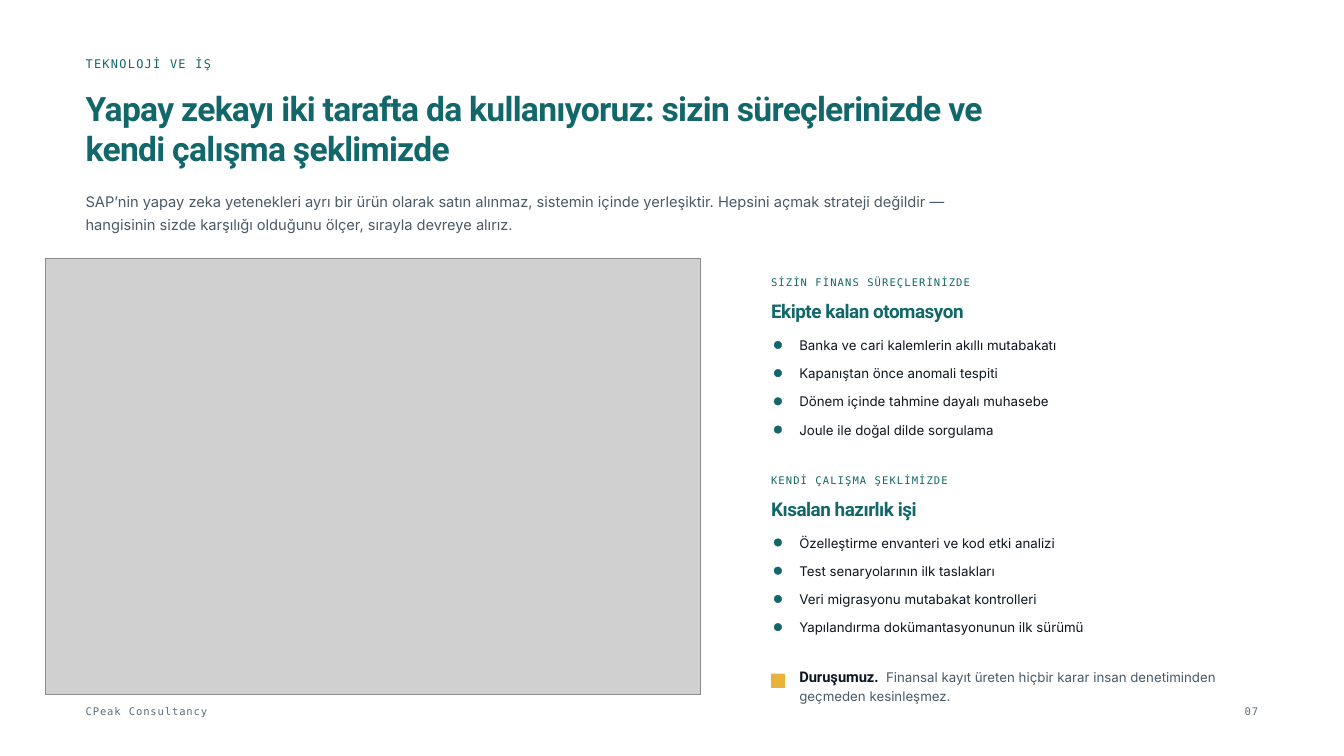
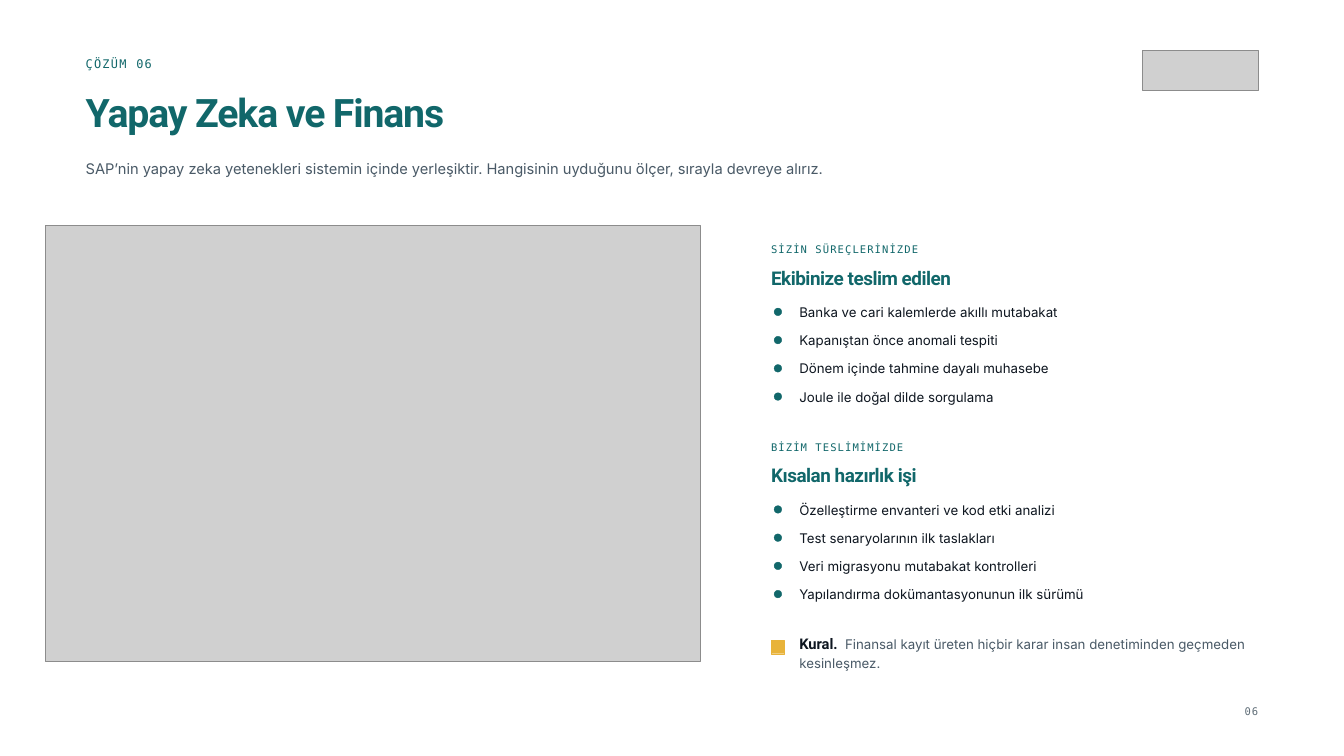
Before and after one commit to narinygt/Default, a slide deck: slide 7 of sunum/CPeak-Consultancy-Kurumsal-Tanitim.pptx. Drawn at 1344x756 pixels with LibreOffice and Linux fonts; fonts in the diff are those of the drawing; grey boxes stand for pictures. Boxes give left, top, right and bottom in pixels: in the first picture for what was removed or moved away, otherwise in the second. Text is boxed around its words. In the diff, an @@ line names an element or a change of style, - is before the commit and + after.

```diff
--- a/sunum/CPeak-Consultancy-Kurumsal-Tanitim.pptx
+++ b/sunum/CPeak-Consultancy-Kurumsal-Tanitim.pptx
@@ text at (86,59,152,71): text changed @@
-TEKNOLOJİ VE İŞ
+ÇÖZÜM 06
@@ picture added at (1142,50,1258,91) @@
@@ text removed at (86,95,982,169) @@
-Yapay zekayı iki tarafta da kullanıyoruz: sizin süreçlerinizde ve kendi çalışma şeklimizde
@@ text added at (86,97,444,136), 28 pt, text #11676A, bold @@
+Yapay Zeka ve Finans
@@ text at (86,163,823,177): text changed @@
-SAP’nin yapay zeka yetenekleri ayrı bir ürün olarak satın alınmaz, sistemin içinde yerleşiktir. Hepsini açmak strateji değildir — hangisinin sizde karşılığı olduğunu ölçer, sırayla devreye alırız.
+SAP’nin yapay zeka yetenekleri sistemin içinde yerleşiktir. Hangisinin uyduğunu ölçer, sırayla devreye alırız.
@@ text at (771,245,918,255): text changed @@
-SİZİN FİNANS SÜREÇLERİNİZDE
+SİZİN SÜREÇLERİNİZDE
@@ text added at (771,270,951,285), 13.5 pt, text #11676A, bold @@
+Ekibinize teslim edilen
@@ text removed at (771,303,963,322) @@
-Ekipte kalan otomasyon
@@ ellipse: place and size @@
-ellipse at (774,623,781,630)
+ellipse at (774,309,781,316)
@@ text at (799,307,1057,317): text changed @@
-Banka ve cari kalemlerin akıllı mutabakatı
+Banka ve cari kalemlerde akıllı mutabakat
@@ text at (771,443,903,451): text changed @@
-KENDİ ÇALIŞMA ŞEKLİMİZDE
+BİZİM TESLİMİMİZDE
@@ 7 texts, 1 picture: place and size @@
-7 texts, 1 picture at (45,258,1083,695)
+7 texts, 1 picture at (45,226,1083,662)
@@ ellipse: place and size @@
-ellipse at (774,425,781,433)
+ellipse at (774,506,781,513)
@@ text "Test senaryolarının ilk taslakları": place and size @@
-text "Test senaryolarının ilk taslakları" at (799,566,995,579)
+text "Test senaryolarının ilk taslakları" at (799,533,995,546)
@@ 6 ellipses: place and size @@
-6 ellipses at (774,341,781,602)
+6 ellipses at (774,337,781,598)
@@ rectangle: place and size @@
-rectangle at (771,674,784,687)
+rectangle at (771,641,784,654)
@@ text at (799,638,1245,671): text changed @@
-Duruşumuz. Finansal kayıt üreten hiçbir karar insan denetiminden geçmeden kesinleşmez.
+Kural. Finansal kayıt üreten hiçbir karar insan denetiminden geçmeden kesinleşmez.
@@ text removed at (86,707,207,717) @@
-CPeak Consultancy
@@ text at (1245,707,1259,715): text changed @@
-07
+06
```
Also in this commit, not shown: 5 other slides changed, 7 slides added, 6 slides removed, 10 other files.
